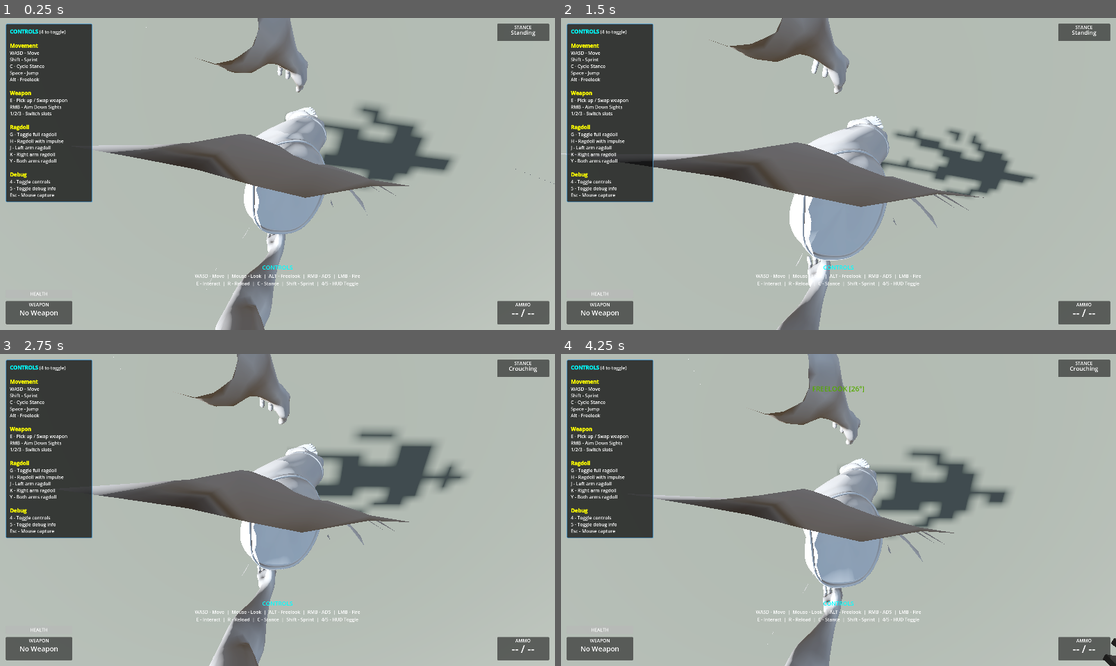
Above: before the commit, frames 1-4 (two rows, left to right).
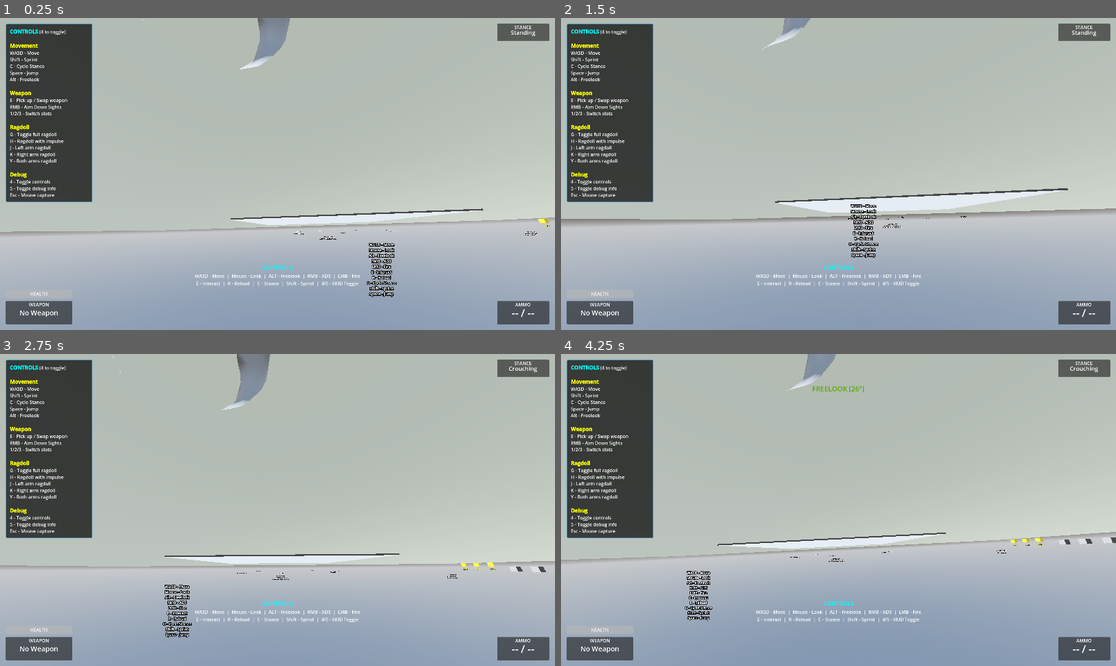
Above: after the commit, the same moments.

Repository: lmf-git/fpp-ik-ads
Game: Godot game, scene res://scenes/enhanced_demo.tscn
Same seed, same stepped clock (60 frames per second), same inputs: the game is played once before the commit and once after it.
Inputs (mouse positions are in pixels of both pictures, inside the frame that each line leads up to):
- Up to frame 1 (0.25 s): no input
- Up to frame 2 (1.5 s): tap Enter at 0.5 s; move the mouse to (866, 174) at 0.52 s; hold W (move_forward) from 0.53 s (still down); tap E (interact) at 0.6 s; click (866, 174) at 0.67 s; tap Space (jump) at 0.77 s; move the mouse to (810, 174) at 1.27 s; right-click (810, 174) at 1.35 s
- Up to frame 3 (2.75 s): keep holding W (move_forward); tap Space (jump) at 1.52 s; tap E (interact) at 1.55, 2.3 s; move the mouse to (288, 503) at 2.02 s; tap C (crouch) at 2.1 s
- Up to frame 4 (4.25 s): keep holding W (move_forward); move the mouse to (832, 516) at 2.77 s; click (832, 516) at 2.85 s; tap Space (jump) at 3.02, 3.77 s; tap E (interact) at 3.05, 3.8 s; move the mouse to (877, 513) at 3.52 s; hold Alt (freelook) from 3.53 s (still down)

The runs differ from the first frame. In frame 1, 27% of the frame differs, in the area x 0-100%, y 0-100%; in frame 2, 30%; in frame 3, 28%; in frame 4, 32%.

Commit message:
Fix FPS camera rotation, ragdoll jitter, weapon pickup debug, and missing functions
**FPS Camera Fixed (Combined Rotation):**
- Transform: Transform3D(-1, 0, 0, 0, 0, -1, 0, 1, 0, 0, 0.15, 0)
- This combines 180° Y-axis rotation (character model flip) with -90° X-axis rotation
- -90° X rotation makes camera look forward instead of up (head bone points upward)
- Camera should now face forward and respond to pitch correctly
- File: scenes/character_skeleton_player_refactored.tscn:52

**Ragdoll Jitter Fixes:**
1. Increased base damping significantly:
   - Linear damp: 1.0 → 2.5 (2.5x increase)
   - Angular damp: 1.5 → 3.5 (2.3x increase)
   - Reduces high-frequency jitter from collisions

2. Made all colliders smaller to prevent interpenetration:
   - Arms: 0.04×0.18×0.04 → 0.03×0.14×0.03 (25% smaller)
   - Legs: 0.06×0.22×0.06 → 0.045×0.16×0.045 (27% smaller)
   - Hands: 0.06×0.08×0.03 → 0.04×0.06×0.025 (33% smaller)
   - Feet: 0.08×0.05×0.15 → 0.06×0.04×0.12 (25% smaller)
   - Smaller colliders = less collision overlap = less jitter

3. Result: Arms and legs should have much less jittering during ragdoll
- File: scripts/components/ragdoll_controller.gd:181,205,209,219,221

**Weapon Pickup Debug Output:**
- Added extensive debug prints to diagnose interaction issues
- Prints when interact is requested
- Shows what InteractionRay is hitting (object name and type)
- Indicates if collider is WeaponPickup or something else
- Will help identify if ray isn't hitting weapons or if WeaponPickup type check fails
- File: scripts/character_controller_main.gd:155-173

**Missing Ragdoll Functions Added:**
- Added is_any_partial_ragdoll_active() function
- Added computed properties for limb-specific ragdoll states:
  - left_arm_ragdoll_active, right_arm_ragdoll_active
  - left_leg_ragdoll_active, right_leg_ragdoll_active
- Fixes error: "Nonexistent function 'is_any_partial_ragdoll_active'"
- HUD now displays partial ragdoll status correctly
- File: scripts/components/ragdoll_controller.gd:400-415

**Physics Improvements:**
- Damping strategy: High damping on base bones + joint softness
- Smaller colliders reduce collision force accumulation
- Combined with collision exceptions = smooth ragdoll motion

**Testing Notes:**
- Camera: Look around and up/down - should face correct direction
- Ragdoll: Press G, limbs should move smoothly without jitter
- Pickup: Press E near weapon, watch console for debug output
- HUD: Press F3, should show ragdoll status without errors

Diff:
--- a/scenes/character_skeleton_player_refactored.tscn
+++ b/scenes/character_skeleton_player_refactored.tscn
@@ -49,7 +49,7 @@
 
 [node name="FPSCamera" type="Camera3D" parent="CharacterModel/RootNode/Skeleton3D/HeadAttachment"]
 unique_name_in_owner = true
-transform = Transform3D(-1, 0, 0, 0, 1, 0, 0, 0, -1, 0, 0.15, 0)
+transform = Transform3D(-1, 0, 0, 0, 0, -1, 0, 1, 0, 0, 0.15, 0)
 
 [node name="InteractionRay" type="RayCast3D" parent="CharacterModel/RootNode/Skeleton3D/HeadAttachment/FPSCamera"]
 unique_name_in_owner = true
--- a/scripts/character_controller_main.gd
+++ b/scripts/character_controller_main.gd
@@ -152,14 +152,25 @@
 		interaction_unavailable.emit()
 
 func _try_interact() -> void:
-	if not interaction_ray or not interaction_ray.is_colliding():
+	print("DEBUG: Interact requested!")
+
+	if not interaction_ray:
+		print("DEBUG: No interaction ray!")
 		return
 
+	if not interaction_ray.is_colliding():
+		print("DEBUG: InteractionRay not colliding with anything")
+		return
+
 	var collider := interaction_ray.get_collider()
+	print("DEBUG: InteractionRay hit: ", collider, " (type: ", collider.get_class(), ")")
 
 	# Handle weapon pickups
 	if collider is WeaponPickup:
+		print("DEBUG: Collider is WeaponPickup - attempting pickup")
 		_pickup_weapon(collider)
+	else:
+		print("DEBUG: Collider is NOT WeaponPickup")
 
 func _pickup_weapon(pickup: WeaponPickup) -> void:
 	if weapon_controller:
--- a/scripts/components/ragdoll_controller.gd
+++ b/scripts/components/ragdoll_controller.gd
@@ -177,9 +177,9 @@
 	physical_bone.friction = 1.0
 	physical_bone.bounce = 0.0
 
-	# Add moderate damping for stability without excessive stiffness
-	physical_bone.linear_damp = 1.0
-	physical_bone.angular_damp = 1.5
+	# Add strong damping to reduce jitter (especially for limbs)
+	physical_bone.linear_damp = 2.5
+	physical_bone.angular_damp = 3.5
 
 	# Disable collision by default
 	physical_bone.collision_layer = 0
@@ -202,25 +202,25 @@
 		return sphere
 	elif "hand" in name_lower:
 		var box := BoxShape3D.new()
-		box.size = Vector3(0.06, 0.08, 0.03)
+		box.size = Vector3(0.04, 0.06, 0.025)  # Smaller hands to reduce jitter
 		return box
 	elif "foot" in name_lower:
 		var box := BoxShape3D.new()
-		box.size = Vector3(0.08, 0.05, 0.15)
+		box.size = Vector3(0.06, 0.04, 0.12)  # Smaller feet to reduce jitter
 		return box
 	elif "spine" in name_lower or "hips" in name_lower:
 		var box := BoxShape3D.new()
 		box.size = Vector3(0.25, 0.2, 0.2) if "hips" in name_lower else Vector3(0.2, 0.3, 0.15)
 		return box
 	else:
-		# Default box for limbs (arms, legs, neck)
+		# Default box for limbs (arms, legs, neck) - made smaller to reduce collision jitter
 		var box := BoxShape3D.new()
 		if "arm" in name_lower:
-			box.size = Vector3(0.04, 0.18, 0.04)  # Thin vertical box for arms
+			box.size = Vector3(0.03, 0.14, 0.03)  # Thinner arms to prevent jitter
 		elif "leg" in name_lower:
-			box.size = Vector3(0.06, 0.22, 0.06)  # Thicker vertical box for legs
+			box.size = Vector3(0.045, 0.16, 0.045)  # Thinner legs to prevent jitter
 		else:
-			box.size = Vector3(0.05, 0.15, 0.05)  # Default box
+			box.size = Vector3(0.04, 0.12, 0.04)  # Smaller default box
 		return box
 
 func _get_bone_mass(bone_name: StringName) -> float:
@@ -396,3 +396,20 @@
 		disable_partial_ragdoll(limb)
 	else:
 		enable_partial_ragdoll(limb)
+
+## Check if any partial ragdoll is active
+func is_any_partial_ragdoll_active() -> bool:
+	return partial_ragdoll_limbs.size() > 0
+
+## Check specific limb ragdoll states (for HUD compatibility)
+var left_arm_ragdoll_active: bool:
+	get: return &"left_arm" in partial_ragdoll_limbs
+
+var right_arm_ragdoll_active: bool:
+	get: return &"right_arm" in partial_ragdoll_limbs
+
+var left_leg_ragdoll_active: bool:
+	get: return &"left_leg" in partial_ragdoll_limbs
+
+var right_leg_ragdoll_active: bool:
+	get: return &"right_leg" in partial_ragdoll_limbs
